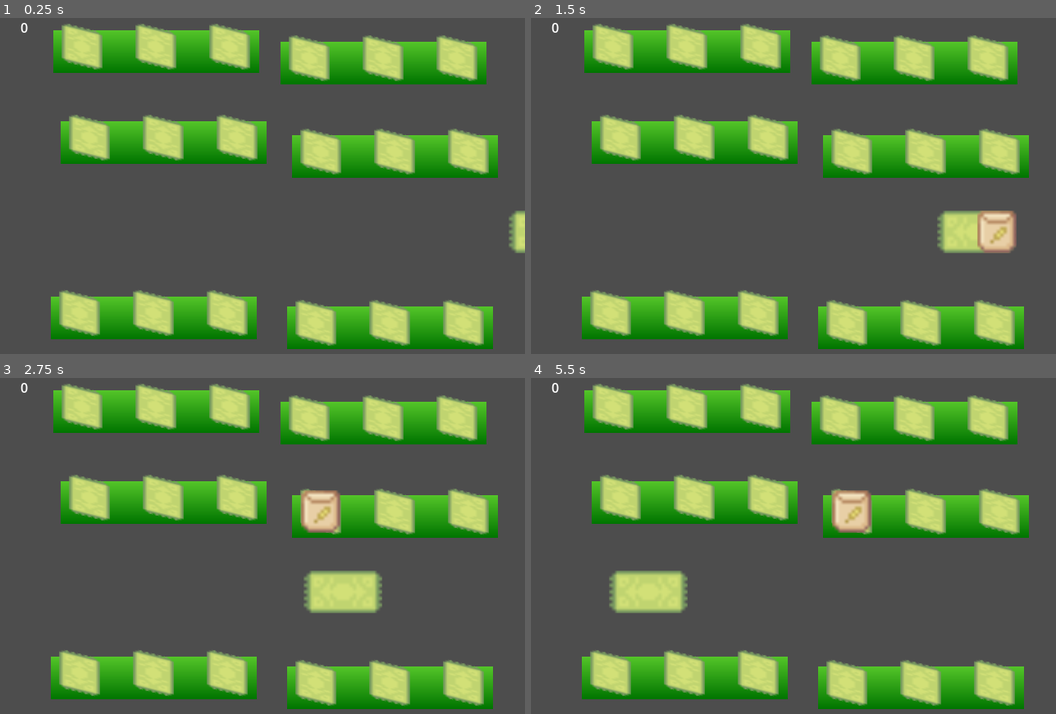
Above: before the commit, frames 1-4 (two rows, left to right).
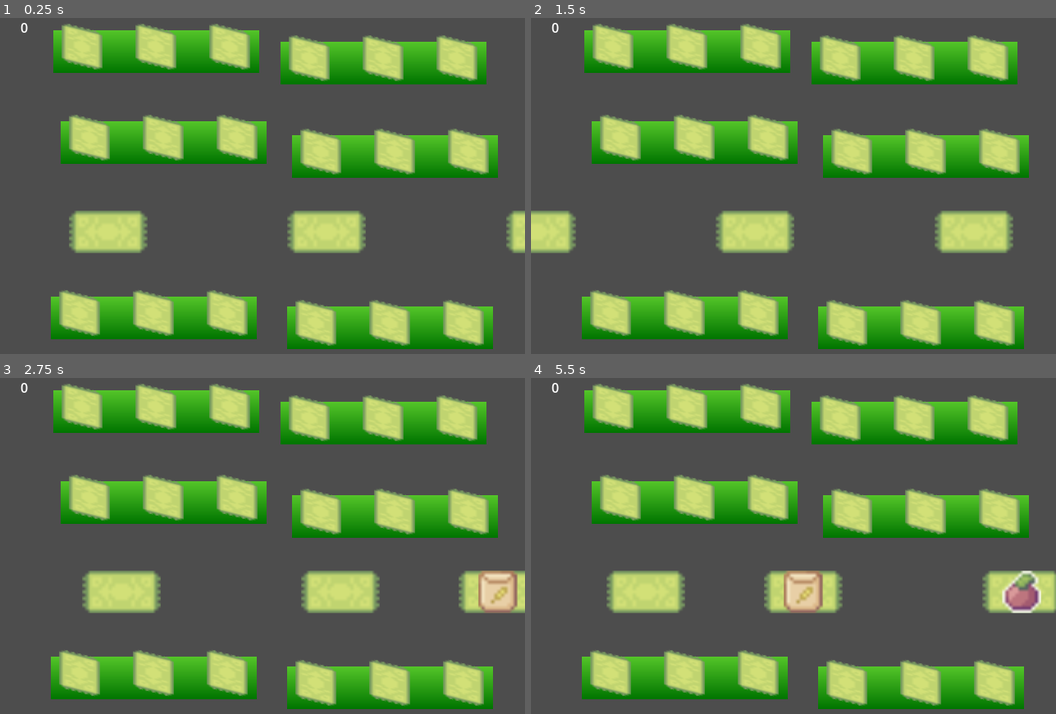
Above: after the commit, the same moments.

Repository: andrewcrisp/shelfsortinggame
Game: Godot game, scene res://scenes/level.tscn
Two runs of this game, one before a commit and one after it. Both use one fixed random seed, a clock stepped at 60 frames per second and the inputs below.
Inputs (mouse positions are in pixels of both pictures, inside the frame that each line leads up to):
- Up to frame 1 (0.25 s): no input
- Up to frame 2 (1.5 s): move the mouse to (909, 182) at 0.52 s; click (909, 182) at 0.6 s; move the mouse to (998, 233) at 1.27 s; click (998, 233) at 1.35 s
- Up to frame 3 (2.75 s): move the mouse to (315, 475) at 2.02 s; click (315, 475) at 2.1 s
- Up to frame 4 (5.5 s): move the mouse to (767, 640) at 2.77 s; click (767, 640) at 2.85 s; move the mouse to (951, 619) at 3.52 s; click (951, 619) at 3.6 s; move the mouse to (636, 502) at 4.27 s; click (636, 502) at 4.35 s; move the mouse to (819, 562) at 5.02 s; click (819, 562) at 5.1 s

The runs differ from the first frame. In frame 1, 3.8% of the frame differs, in the area x 13-99%, y 57-70%; in frame 2, 3.9%; in frame 3, 4.7%; in frame 4, 4.8%, in the area x 14-100%, y 33-70%.

Commit message:
Add multiple conveyor spots

Diff:
--- a/scenes/conveyor.tscn
+++ b/scenes/conveyor.tscn
@@ -1,6 +1,7 @@
-[gd_scene load_steps=5 format=3 uid="uid://b5rb3vco0eqhs"]
+[gd_scene load_steps=6 format=3 uid="uid://b5rb3vco0eqhs"]
 
 [ext_resource type="Script" uid="uid://dkjqu71nx3jqu" path="res://scripts/conveyor.gd" id="1_y326v"]
+[ext_resource type="PackedScene" uid="uid://dkbqxgkjy5dog" path="res://scenes/spot.tscn" id="2_y326v"]
 
 [sub_resource type="Curve2D" id="Curve2D_y326v"]
 _data = {
@@ -23,6 +24,28 @@
 rotation = 3.14159
 loop = false
 
+[node name="Spot" parent="Path2D/PathFollow2D" instance=ExtResource("2_y326v")]
+rotation = 3.14159
+scale = Vector2(4, 4)
+
+[node name="PathFollow2D2" type="PathFollow2D" parent="Path2D"]
+position = Vector2(800, 0)
+rotation = 3.14159
+loop = false
+
+[node name="Spot" parent="Path2D/PathFollow2D2" instance=ExtResource("2_y326v")]
+rotation = 3.14159
+scale = Vector2(4, 4)
+
+[node name="PathFollow2D3" type="PathFollow2D" parent="Path2D"]
+position = Vector2(800, 0)
+rotation = 3.14159
+loop = false
+
+[node name="Spot" parent="Path2D/PathFollow2D3" instance=ExtResource("2_y326v")]
+rotation = 3.14159
+scale = Vector2(4, 4)
+
 [node name="despawner" type="Area2D" parent="."]
 
 [node name="despawnerCollider" type="CollisionShape2D" parent="despawner"]
--- a/scripts/conveyor.gd
+++ b/scripts/conveyor.gd
@@ -1,6 +1,4 @@
 extends Node2D
-
-var spot
 
 var maxSpots: int = 3
 var spots: Array
@@ -10,26 +8,32 @@
 
 func _process(delta: float) -> void:
 	$Path2D/PathFollow2D.h_offset += velocity * delta
-	if spots.is_empty():
-		SpawnSpot()
+	$Path2D/PathFollow2D2.h_offset += velocity * delta
+	$Path2D/PathFollow2D3.h_offset += velocity * delta
+func _ready() -> void:
 
-func _ready() -> void:
-	spot = preload("res://scenes/spot.tscn")
 	var curve:Curve2D = $Path2D.curve
 	$spawner.position = curve.get_point_position(0)
 	$despawner.position = curve.get_point_position(1)
+	$despawner.connect("area_entered", _on_despawner_entered)
 	item_spawner = get_tree().get_root().get_node("Level").get_node("item_spawner")
+	var curveLength = curve.get_baked_length()
+	$Path2D/PathFollow2D.h_offset = curveLength / (maxSpots) * 0
+	$Path2D/PathFollow2D2.h_offset = curveLength / (maxSpots) * 1
+	$Path2D/PathFollow2D3.h_offset = curveLength / (maxSpots) * 2
+
+	#SpawnSpot()
 
 
-func SpawnSpot():
-	var newspot = spot.instantiate()
-	newspot.scale = Vector2(4,4)
-
-	$despawner.connect("area_entered", _on_despawner_entered)
-	$Path2D/PathFollow2D.add_child(newspot)
-	newspot.position = $spawner.position
-	print("new spot at position " + str(newspot.global_position))
-	spots.append(newspot)
+#func SpawnSpot():
+	#var newspot = spot.instantiate()
+	#newspot.scale = Vector2(4,4)
+	#
+	#$despawner.connect("area_entered", _on_despawner_entered)
+	#$Path2D/PathFollow2D.add_child(newspot)
+	#newspot.position = $spawner.position
+	#print("new spot at position " + str(newspot.global_position))
+	#spots.append(newspot)
 
 func _on_despawner_entered(area: Area2D):
 	var spot = area.get_parent()
